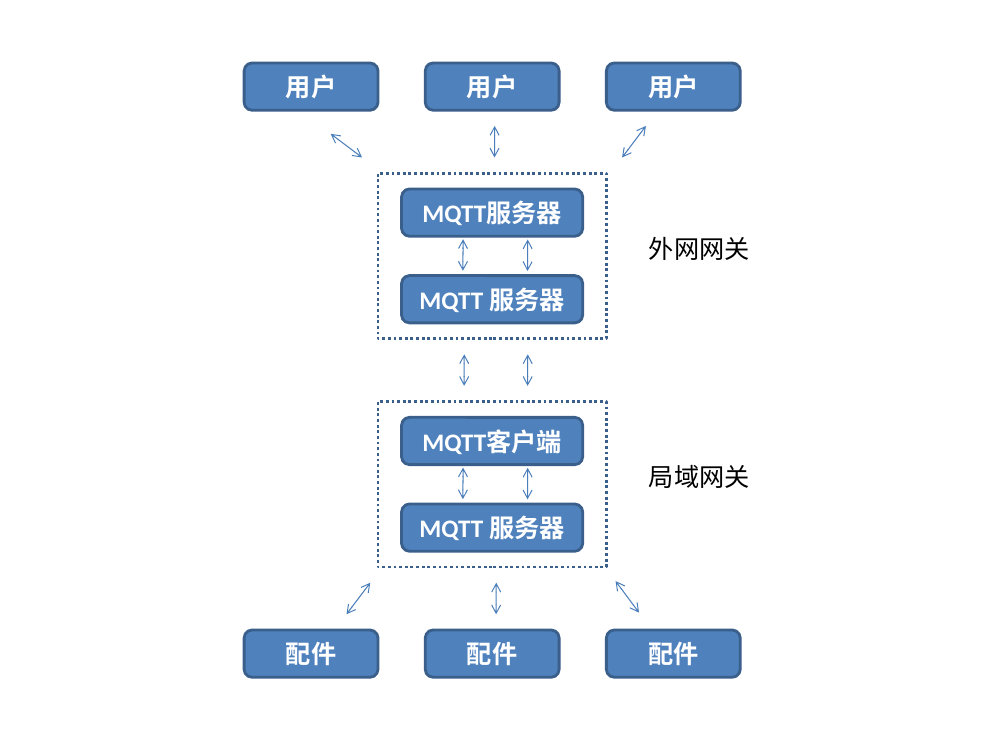
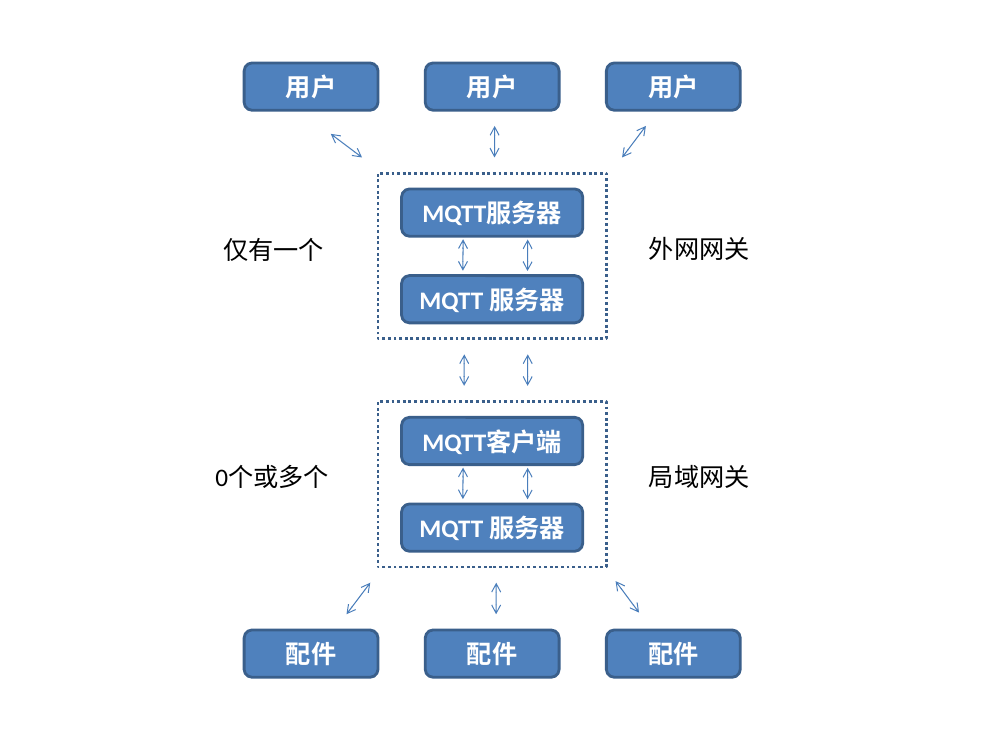
Before and after one commit to qudou/miot, a slide deck: slide 1 of docs/结构图.pptx. Drawn at 1008x756 pixels with LibreOffice and Linux fonts; fonts in the diff are those of the drawing. Boxes give left, top, right and bottom in pixels: in the first picture for what was removed or moved away, otherwise in the second. Text is boxed around its words. In the diff, an @@ line names an element or a change of style, - is before the commit and + after.

```diff
--- a/docs/结构图.pptx
+++ b/docs/结构图.pptx
@@ text added at (x1=223, y1=238, x2=324, y2=261), 18 pt, text #000000 @@
+仅有一个
@@ text added at (x1=215, y1=466, x2=329, y2=488), 18 pt, text #000000 @@
+0个或多个
```
Also in this commit, not shown: 27 other files.
